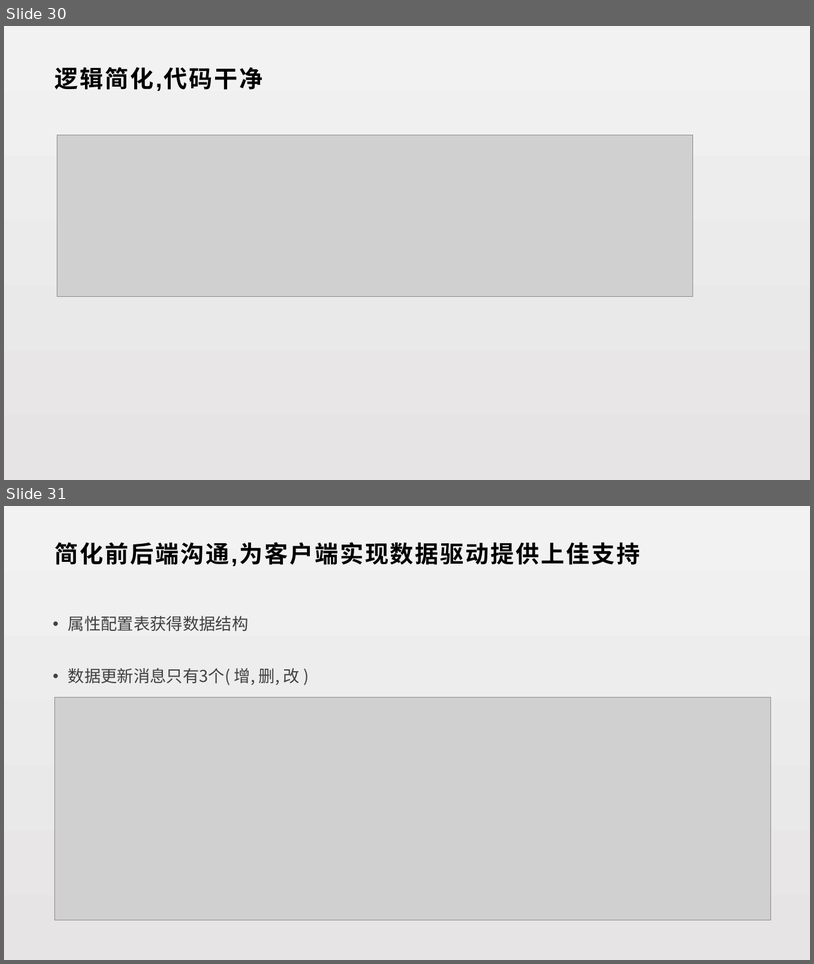
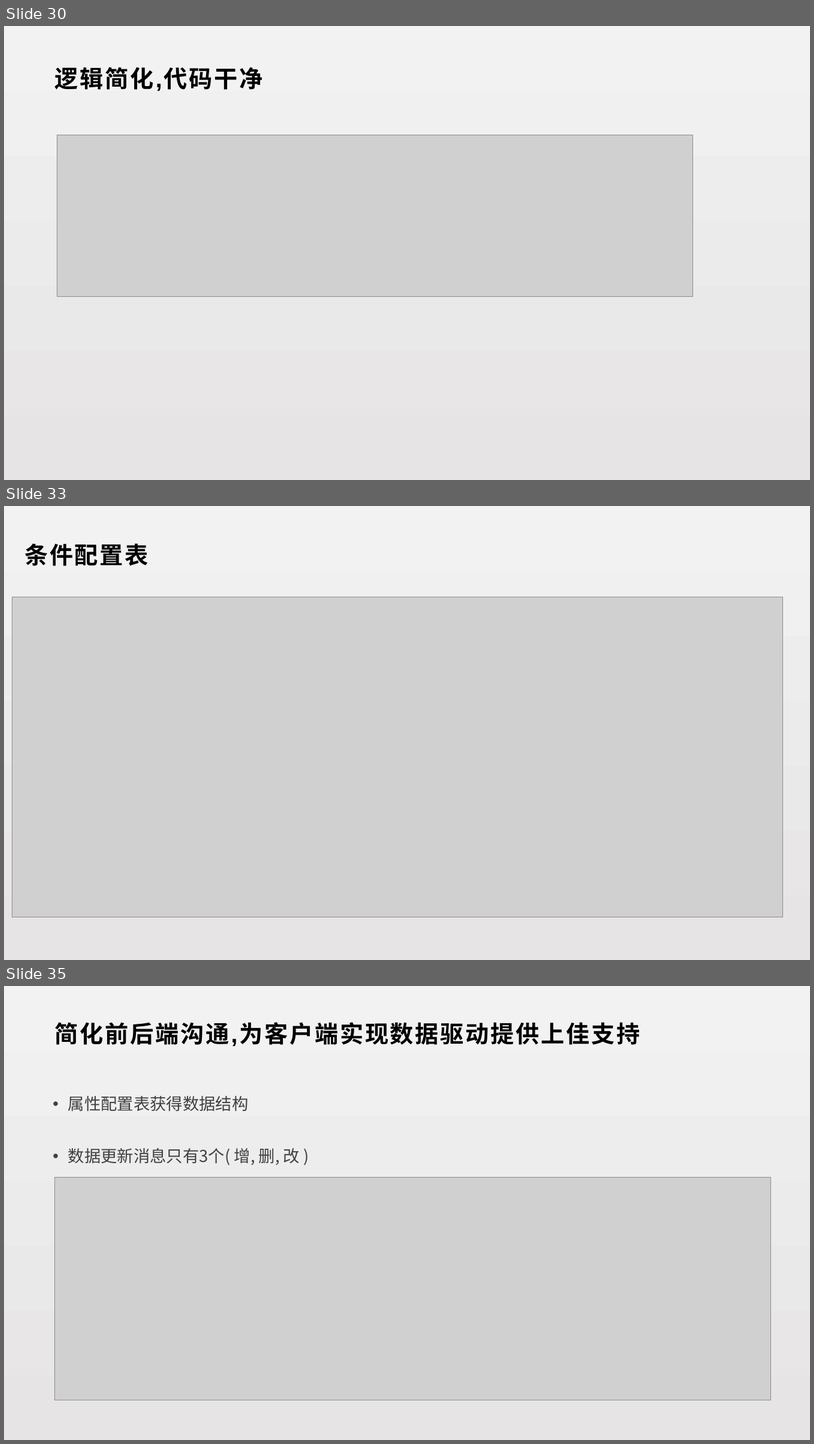
Before and after one commit to lori227/KFrame, a slide deck: _doc/KFrame.pptx. Shown one above the other, each under a label of ours: slides 30 and 31 before the commit, slides 30, 33 and 35 after it; the slides between them are not shown. The pictures are 814x964 and 814x1444 pixels, drawn with LibreOffice and Linux fonts; fonts in the diff are those of the drawing; grey boxes stand for pictures. Boxes give left, top, right and bottom in pixels: in the first picture for what was removed or moved away, otherwise in the second. Text is boxed around its words. In the diff, an @@ line names an element or a change of style, - is before the commit and + after.

```diff
--- a/_doc/KFrame.pptx
+++ b/_doc/KFrame.pptx
@@ slide 33 added at [4, 506, 810, 960], background gradient #F2F2F2 to #E6E4E4 @@
@@ text added at [24, 543, 149, 566], 28 pt, text #000000, bold @@
+条件配置表
@@ picture added at [12, 597, 783, 917] @@
@@ what was slide 31 is now slide 35 @@
```
Also in this commit, not shown: 8 slides changed, 5 other slides added, 2 slides removed, 1 other file.
